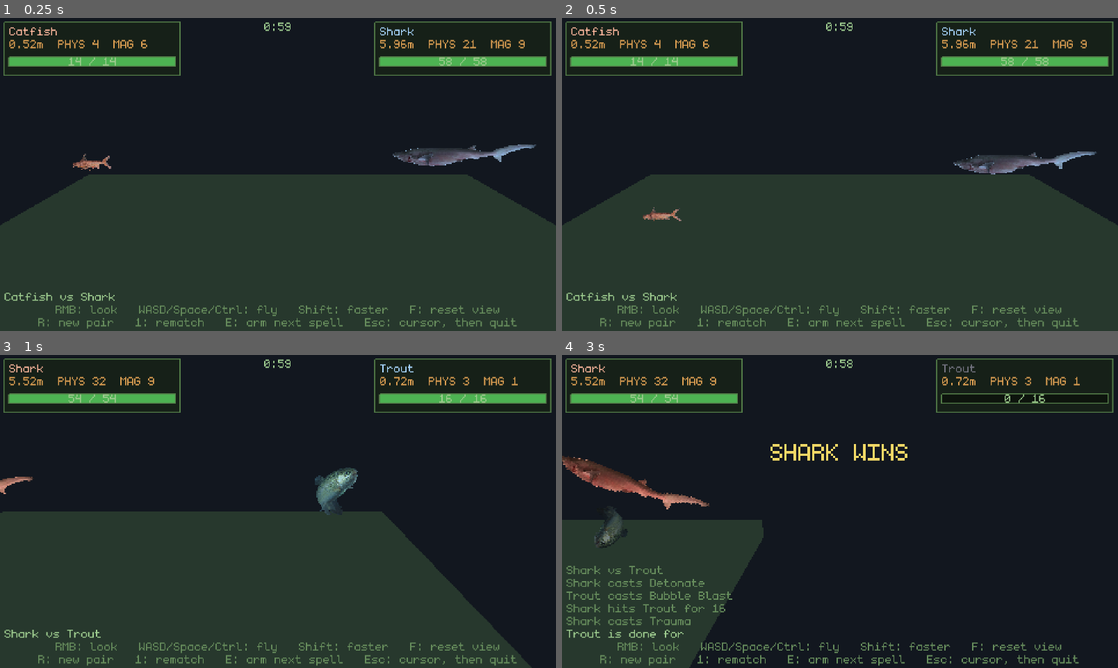
Above: before the commit, frames 1-4 (two rows, left to right).
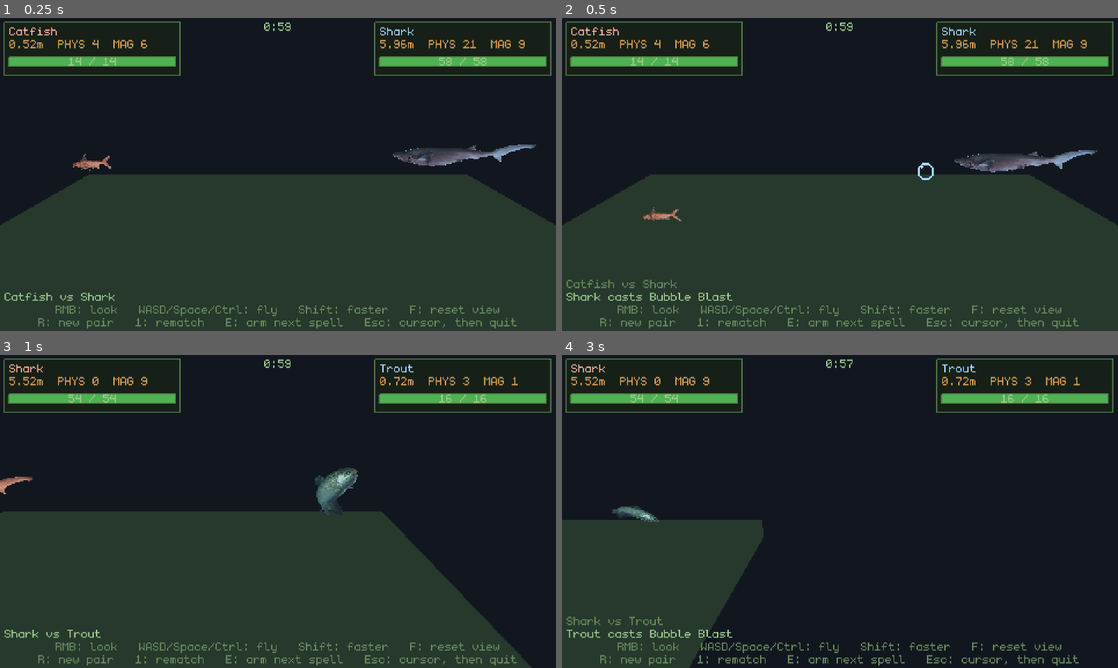
Above: after the commit, the same moments.

Repository: poissew/fishing-game
Game: Godot game, scene res://dev/TestArena.tscn
Two runs of this game, one before a commit and one after it. Both use one fixed random seed, a clock stepped at 60 frames per second and the inputs below. This scene is started directly instead of the project's main scene. The engine's default icon, where the game draws it, is replaced by a stand-in: a white triangle on a blue panel in a dark square.
Inputs (mouse positions are in pixels of both pictures, inside the frame that each line leads up to):
- Up to frame 1 (0.25 s): no input
- Up to frame 2 (0.5 s): no input
- Up to frame 3 (1 s): tap Enter (ui_accept) at 0.5, 0.77 s; move the mouse to (400, 495) at 0.52 s; hold D (right) from 0.53 s (still down); hold E (interact) from 0.53 s (still down); click (400, 495) at 0.67 s
- Up to frame 4 (3 s): release D (right) at 1.25 s; release E (interact) at 1.25 s; drag from (728, 527) to (812, 574) at 1.27 s; move the mouse to (895, 442) at 2.02 s; hold D (right) 2.03-2.75 s; tap Space at 2.1 s; drag from (812, 574) to (673, 464) at 2.77 s

Frame 1 is identical in both runs. In frame 2, 0.9% of the frame differs, in the area x 0-97%, y 42-91%; in frame 3, 0.1%; in frame 4, 4.3%, in the area x 0-99%, y 1-91%.

Commit message:
feat: added ground slam spell

Diff:
--- a/classes/battle_fish.gd
+++ b/classes/battle_fish.gd
@@ -26,7 +26,8 @@
 ## never fire at all and simply change how the fish behaves: a PASSIVE, read off
 ## the fish once in bind_fish() rather than cast. A spell can also leave damage
 ## behind it rather than dealing any - see apply_dot(), which is state on the
-## fish that was hit and not on the fish that hit it.
+## fish that was hit and not on the fish that hit it - or wait on a condition
+## rather than a moment, like a fish being underneath this one: _tick_overhead().
 ##
 ## The collider is a capsule lying down the length of the fish, sized off the
 ## icon's own aspect, so the hitbox is the shape of the thing on screen.
@@ -359,6 +360,20 @@
 	var origin := from.global_position if from != null and is_instance_valid(from) else NO_ORIGIN
 	return _apply_damage(amount, from, origin, 1.0)
 
+## Drives this fish into the floor and takes health off it. The shove is
+## straight down rather than away from anything, and the damage itself carries
+## NO_ORIGIN so that nothing pushes it sideways as well - the whole point is
+## that it goes down.
+##
+## A fish already on the floor simply takes the damage: the impulse has nowhere
+## to put it.
+func slam_down(amount: int, slam_scale: float, from: BattleFish = null) -> int:
+	if not is_alive():
+		return 0
+	var dealt := _apply_damage(amount, from, NO_ORIGIN, 0.0)
+	_shove(Vector3.DOWN, amount, slam_scale, 0.0)
+	return dealt
+
 ## Damage that comes from nowhere the fish can be pushed away from - a tick of
 ## something it is already under. `from` is still credited with it, so a health
 ## bar and a battle log can name whoever started it, but the fish is not shoved:
@@ -407,11 +422,15 @@
 	_shove(away, amount, scale)
 
 ## The impulse itself, along a direction already settled on. `amount` is the
-## damage the shove is worth, `scale` how much harder than a touch it throws.
-func _shove(direction: Vector3, amount: int, scale: float) -> void:
+## damage the shove is worth, `scale` how much harder than a touch it throws,
+## and `lift` how much of it is aimed upwards - the default skips a fish back
+## off the floor, and 0 is for a shove that is meant to go where it is pointed,
+## like a slam into the ground.
+func _shove(direction: Vector3, amount: int, scale: float,
+		lift := KNOCKBACK_LIFT) -> void:
 	if scale <= 0.0 or direction.is_zero_approx():
 		return
-	var lifted := (direction + Vector3.UP * KNOCKBACK_LIFT).normalized()
+	var lifted := (direction + Vector3.UP * lift).normalized()
 	var impulse := lifted * float(amount) * KNOCKBACK_PER_DAMAGE * scale
 	# The cap scales too: a blast that throws twice as hard as a touch would
 	# otherwise hand the difference straight back at the ceiling.
@@ -438,6 +457,7 @@
 	_tick_volley(delta)
 	_tick_flop(delta)
 	_tick_peak()
+	_tick_overhead()
 	_tick_look(delta)
 	# Last thing in the frame, so it is the velocity going into the step the
 	# next contact will come out of, and so _tick_peak() above still had the
@@ -714,6 +734,51 @@
 		return
 	_cast_at_peak()
 
+## Fires a spell that waits for this fish to be standing over somebody. Unlike
+## the peak, which is a moment and gone, this is a condition: it is true for as
+## long as the other fish is under this one, so the spell's own cooldown is the
+## only thing pacing it.
+func _tick_overhead() -> void:
+	if fish == null or not is_alive() or _hang_left > 0.0:
+		return
+	var ready := fish.ready_spells(SpellData.Trigger.WHEN_OVER_TARGET)
+	if ready.is_empty():
+		return
+	var spell := ready[0]
+	var slam := spell.data as SlamSpellData
+	if slam == null:
+		return
+	var target := _target_below(slam)
+	if target == null:
+		return
+	var damage := spell.try_cast(fish)
+	if damage == SpellInstance.NOT_READY:
+		return
+	cast_spell.emit(spell.data, target)
+	var dealt := target.slam_down(damage, slam.slam_scale, self)
+	if dealt > 0:
+		dealt_damage.emit(target, dealt)
+
+## The nearest fish this one may hit that is underneath it: within `reach` to
+## either side and at least `min_drop` below. Null when it is standing over
+## nobody, which is most of the time.
+func _target_below(spell: SlamSpellData) -> BattleFish:
+	var best: BattleFish = null
+	var best_distance := INF
+	for node in get_tree().get_nodes_in_group(GROUP):
+		var other := node as BattleFish
+		if other == null or not can_hit(other):
+			continue
+		var offset := global_position - other.global_position
+		if offset.y < spell.min_drop:
+			continue
+		var flat := Vector2(offset.x, offset.z).length()
+		if flat > spell.reach or flat >= best_distance:
+			continue
+		best_distance = flat
+		best = other
+	return best
+
 ## Spends a spell that was waiting for the top of a hop. Nothing to shoot at
 ## means the charge is kept rather than spent on the scenery - unlike an ON_HIT
 ## spell, this one is aimed, so firing it at nobody would just waste it.
--- a/classes/fish_data.gd
+++ b/classes/fish_data.gd
@@ -9,6 +9,7 @@
 	preload("res://data/spells/bubble_blast.tres"),
 	preload("res://data/spells/coward.tres"),
 	preload("res://data/spells/trauma.tres"),
+	preload("res://data/spells/ground_slam.tres"),
 ]
 
 enum Rarity {
--- /dev/null
+++ b/classes/spells/slam_spell_data.gd
@@ -0,0 +1,34 @@
+## A spell with no moment of its own: it waits for the fish to be standing over
+## somebody. Any fish the carrier is allowed to hit that is underneath it -
+## inside `reach` to either side and at least `min_drop` below - is driven into
+## the floor and loses the carrier's magic damage.
+##
+## `min_drop` is what makes it a slam rather than a nudge. Two fish side by side
+## on the floor are at nearly the same height, so without a drop to clear the
+## spell would fire the moment they touched; with one, the carrier has to have
+## got itself above the other, which on dry land means a flop, a knockback or a
+## blast has put it there.
+##
+## The shove is straight down, so a target already on the floor takes the damage
+## and goes nowhere. One in mid-air is put back on the ground.
+class_name SlamSpellData
+extends SpellData
+
+@export_category("Slam")
+## Damage as a share of the caster's magic damage. 1.0: the spell is that stat,
+## once, and the type is ARCANE so that it is the magic stat and not the
+## physical one that SpellInstance reads.
+@export var damage_scale: float = 1.0
+## How far to either side the fish below can be and still count as underneath.
+@export_range(0.1, 10.0, 0.1, "suffix:m") var reach: float = 1.0
+## How far below the carrier it has to be before it counts as under it at all.
+@export_range(0.0, 5.0, 0.05, "suffix:m") var min_drop: float = 0.35
+## Multiplier on the shove, which goes straight down with none of the lift a
+## touch puts into its knockback. Not scaled by mass, the same as every other
+## shove in the arena: a heavy fish is harder to drive into the floor.
+@export_range(0.0, 10.0, 0.1) var slam_scale: float = 2.0
+
+## The caster's magic damage, scaled. `caster_power` is magic_dmg for every
+## non-PHYSICAL type - see SpellInstance.caster_power().
+func compute_damage(caster_power: int) -> int:
+	return maxi(0, int(round(caster_power * damage_scale)))
--- a/classes/spells/spell_data.gd
+++ b/classes/spells/spell_data.gd
@@ -23,6 +23,10 @@
 	## behaves for as long as it is carried, so cooldown and damage mean
 	## nothing to it.
 	PASSIVE,
+	## Held until there is a fish underneath the caster. A condition rather
+	## than a moment: BattleFish looks for one every frame and hands the cast
+	## over whenever it finds one, so the cooldown is all that paces it.
+	WHEN_OVER_TARGET,
 }
 
 @export_category("Base Data")
--- a/data/spells/bubble_blast.tres
+++ b/data/spells/bubble_blast.tres
@@ -1,22 +1,12 @@
-[gd_resource type="Resource" script_class="BubbleSpellData" format=3]
+[gd_resource type="Resource" script_class="BubbleSpellData" format=3 uid="uid://c81gxhd4lp02e"]
 
-[ext_resource type="Script" path="res://classes/spells/bubble_spell_data.gd" id="1_bubl"]
+[ext_resource type="Script" uid="uid://getbqpkgl7ef" path="res://classes/spells/bubble_spell_data.gd" id="1_bubl"]
 
 [resource]
 script = ExtResource("1_bubl")
 name = "Bubble Blast"
 description = "At the top of its next hop the fish hangs there and spits three bubbles at whatever it is fighting. Slow enough to be dodged."
 trigger = 2
-base_power = 5
+base_power = 2
 base_type = 3
 base_cooldown = 5
-count = 3
-interval = 0.15
-hang_time = 0.6
-damage_scale = 0.5
-base_speed = 1.0
-speed_per_power = 0.2
-max_range = 7.0
-hit_radius = 0.18
-knockback_scale = 0.8
-bubble_size = 0.28
--- a/data/spells/coward.tres
+++ b/data/spells/coward.tres
@@ -4,7 +4,7 @@
 
 [resource]
 script = ExtResource("1_cowd")
-name = "Coward"
+name = "Cowardice"
 description = "This one has seen enough. It hops away from whatever it is up against instead of at it, the closer that thing gets the harder it runs, and it will not throw a punch even when it is caught."
 trigger = 3
 base_power = 0
--- /dev/null
+++ b/data/spells/ground_slam.tres
@@ -0,0 +1,16 @@
+[gd_resource type="Resource" script_class="SlamSpellData" format=3]
+
+[ext_resource type="Script" path="res://classes/spells/slam_spell_data.gd" id="1_slam"]
+
+[resource]
+script = ExtResource("1_slam")
+name = "Ground Slam"
+description = "Anything that ends up underneath this one gets put back in the floor."
+trigger = 4
+base_power = 0
+base_type = 6
+base_cooldown = 3
+damage_scale = 1.0
+reach = 1.0
+min_drop = 0.35
+slam_scale = 2.0
Not shown, added: classes/spells/slam_spell_data.gd.uid
Not shown, changed: CLAUDE.md
